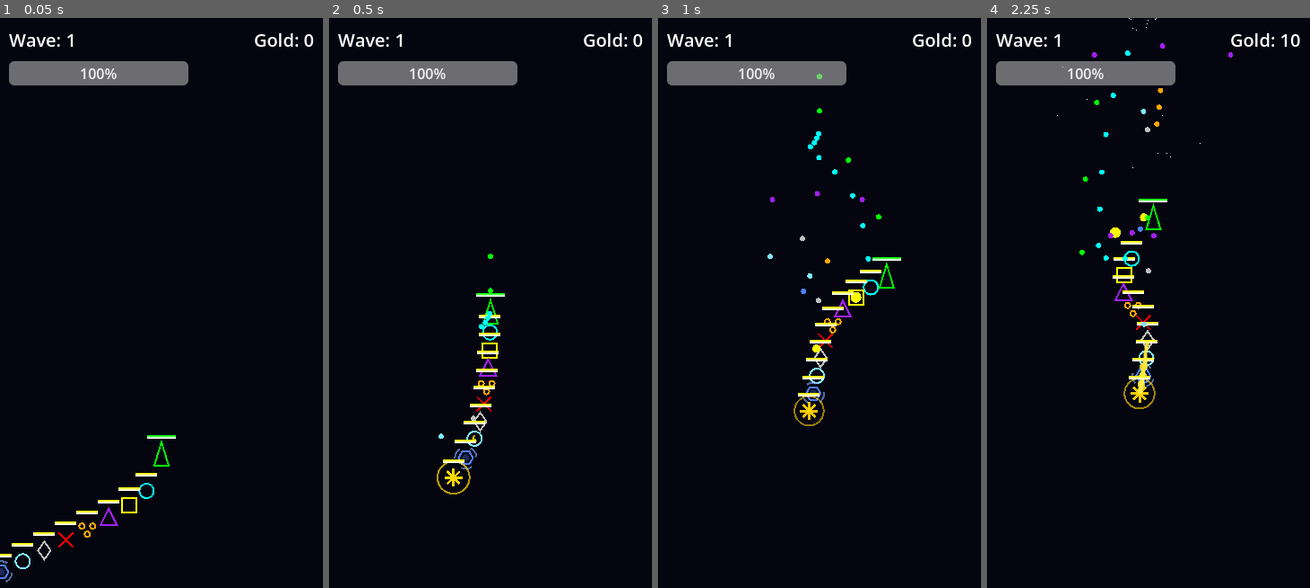
Above: before the commit, frames 1-4 (left to right).
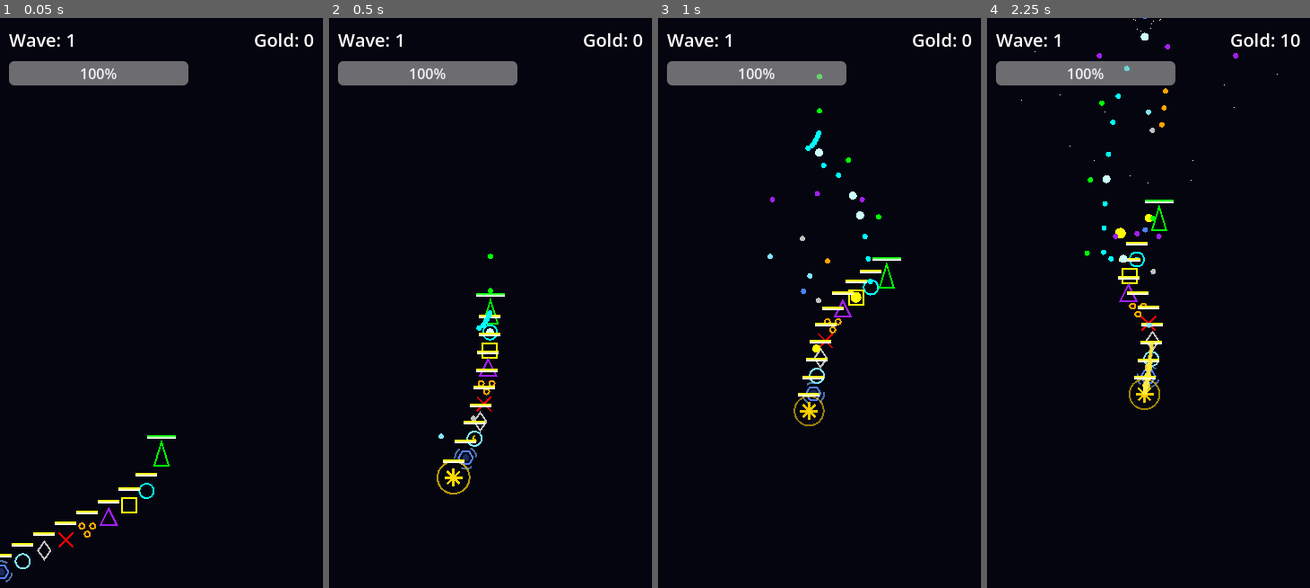
Above: after the commit, the same moments.

Repository: PPG11/NeonFormation
Game: Godot game, scene res://scenes/Main.tscn
Same seed, same stepped clock (60 frames per second), same inputs: the game is played once before the commit and once after it.
Inputs (mouse positions are in pixels of both pictures, inside the frame that each line leads up to):
- Up to frame 1 (0.05 s): no input
- Up to frame 2 (0.5 s): no input
- Up to frame 3 (1 s): move the mouse to (890, 274) at 0.52 s
- Up to frame 4 (2.25 s): move the mouse to (1083, 337) at 1.27 s; move the mouse to (1180, 177) at 2.02 s

Frame 1 is identical in both runs. In frame 2, less than 0.1% of the frame differs, in the area x 45-52%, y 51-56%; in frame 3, 0.2%; in frame 4, 2.3%, in the area x 10-90%, y 0-69%.

Commit message:
Alpha Version Upgrade: Difficulty, Economy, Merge, Bosses, UI
- **Difficulty & Balance:** Updated `GameBalance.gd` with steeper exponential scaling (HP exp 1.20, damage scaling added). Buffed `STRIKER` with lower fire interval (0.07s) and 20% critical hit chance.
- **Economy:** Added server-side gold check in `Main.gd` to prevent purchases with insufficient funds, supplementing `ShopUI` logic. Added debug logging.
- **Unit Merge:** Verified and documented recursive merge logic in `Player.gd`. Increased `SnakeBody` scale factor (0.4) for visual distinction. Added merge debug prints.
- **Boss Battle:** Implemented Boss Wave logic (every 5 waves) in `Main.gd`. Added dedicated top-center Boss HP bar. Updated `Boss.gd` to group correctly and remove redundant UI.
- **Visual Feedback:** Configured `Enemy.gd` to hide HP bars until damage is taken.
- **Safety:** Added `is_instance_valid` checks in `SnakeBody` and economy guards in `Main`.

Co-authored-by: PPG11 <38418801+PPG11@users.noreply.github.com>

Diff:
--- a/scripts/GameBalance.gd
+++ b/scripts/GameBalance.gd
@@ -10,7 +10,7 @@
 @export_group("SnakeBody")
 @export var unit_price: int = 100
 @export var striker_damage: int = 8
-@export var striker_interval: float = 0.1
+@export var striker_interval: float = 0.07
 @export var heavy_damage: int = 25
 @export var heavy_interval: float = 1.0
 @export var heavy_scale: float = 2.0
@@ -74,12 +74,14 @@
 # ==================== Enemy ====================
 @export_group("Enemy")
 @export var enemy_base_hp: int = 60
-@export var enemy_hp_per_wave: int = 15
-@export var enemy_hp_exponent: float = 1.15
+@export var enemy_hp_per_wave: int = 30
+@export var enemy_hp_exponent: float = 1.20
 @export var enemy_base_speed: float = 100.0
-@export var enemy_speed_per_wave: float = 5.0
+@export var enemy_speed_per_wave: float = 8.0
 @export var enemy_speed_exponent: float = 1.02
 @export var enemy_bullet_damage: int = 10
+@export var enemy_damage_per_wave: int = 2
+@export var enemy_damage_exponent: float = 1.1
 @export var shooter_fire_interval: float = 1.2
 
 # ==================== Boss ====================
--- a/scripts/Main.gd
+++ b/scripts/Main.gd
@@ -44,16 +44,15 @@
         _shop_ui = ShopUIScene.instantiate() as CanvasLayer
         if _shop_ui != null:
             add_child(_shop_ui)
-            if _shop_ui.has_signal("item_purchased"):
-                _shop_ui.connect("item_purchased", _on_item_purchased)
-            if _shop_ui.has_signal("shop_closed"):
-                _shop_ui.connect("shop_closed", _on_shop_closed)
+            _shop_ui.connect("item_purchased", _on_item_purchased)
+            _shop_ui.connect("shop_closed", _on_shop_closed)
 
     _boss_hp_bar = ProgressBar.new()
     _boss_hp_bar.visible = false
-    _boss_hp_bar.size = Vector2(240, 20)
-    _boss_hp_bar.position = Vector2(60, 80)
+    _boss_hp_bar.size = Vector2(300, 30)
+    _boss_hp_bar.position = Vector2(30, 50)
     _boss_hp_bar.modulate = Color.RED
+    _boss_hp_bar.show_percentage = false
     $CanvasLayer.add_child(_boss_hp_bar)
 
     _spawn_timer = Timer.new()
@@ -79,7 +78,7 @@
     _update_hp_bar()
 
     if _boss_hp_bar.visible:
-        var bosses = get_tree().get_nodes_in_group("enemy")
+        var bosses = get_tree().get_nodes_in_group("boss")
         if bosses.size() > 0:
             var b = bosses[0]
             if "current_hp" in b:
@@ -102,6 +101,9 @@
 
     var speed_val = (balance.enemy_base_speed + (current_wave * balance.enemy_speed_per_wave)) * pow(balance.enemy_speed_exponent, max(0, current_wave - 1))
     enemy.set("speed", speed_val)
+
+    var damage_val = (balance.enemy_bullet_damage + (current_wave * balance.enemy_damage_per_wave)) * pow(balance.enemy_damage_exponent, max(0, current_wave - 1))
+    enemy.set("damage", int(damage_val))
 
     enemy.set("enemy_type", _pick_enemy_type())
     var viewport_rect := get_viewport().get_visible_rect()
@@ -119,9 +121,11 @@
     _update_ui()
 
     if current_wave % 5 == 0:
+        print("Starting Boss Wave ", current_wave)
         _spawn_boss_wave()
         return
 
+    print("Starting Normal Wave ", current_wave)
     enemies_to_spawn = balance.wave_base_enemies + (current_wave * balance.wave_enemies_per_wave)
     enemies_alive = 0
     _spawn_timer.start()
@@ -163,8 +167,12 @@
     start_wave()
 
 func _on_item_purchased(unit_type: int, cost: int) -> void:
+    if gold < cost:
+        print("Main: Not enough gold for purchase!")
+        return
     # 商店已经扣除了金币，这里只需要同步并添加单位
     gold -= cost
+    print("Main: Purchased unit type ", unit_type, ". Cost: ", cost, ". Gold left: ", gold)
     _update_ui()
     if _player != null and _player.has_method("add_body"):
         _player.call("add_body", unit_type)
--- a/scripts/entities/Boss.gd
+++ b/scripts/entities/Boss.gd
@@ -22,7 +22,6 @@
 var _did_emit: bool = false
 var _base_modulate: Color
 var current_phase: Phase = Phase.PHASE_1
-var _hp_bar: TextureProgressBar
 var _laser_particles: CPUParticles2D
 var _aura_particles: CPUParticles2D
 var _circle_bullet_count: int = 0
@@ -30,6 +29,7 @@
 func _ready() -> void:
     current_hp = max_hp
     _base_modulate = modulate
+    add_to_group("boss")
     add_to_group("enemy")
     add_to_group("enemy_team")
     monitoring = true
@@ -44,7 +44,6 @@
     add_child(_shoot_timer)
     _shoot_timer.timeout.connect(_on_shoot_timer_timeout)
 
-    _setup_hp_bar()
     _setup_particles()
     _change_state(State.ENTERING)
 
@@ -56,35 +55,6 @@
         shape.shape = rect
         shape.name = "CollisionShape2D"
         add_child(shape)
-
-func _setup_hp_bar() -> void:
-    _hp_bar = TextureProgressBar.new()
-
-    var tex_under = GradientTexture2D.new()
-    tex_under.width = 100
-    tex_under.height = 8
-    tex_under.fill_from = Vector2(0, 0)
-    tex_under.fill_to = Vector2(0, 1)
-    var grad_under = Gradient.new()
-    grad_under.add_point(0.0, Color(0.2, 0.2, 0.2))
-    tex_under.gradient = grad_under
-
-    var tex_prog = GradientTexture2D.new()
-    tex_prog.width = 100
-    tex_prog.height = 8
-    tex_prog.fill_from = Vector2(0, 0)
-    tex_prog.fill_to = Vector2(0, 1)
-    var grad_prog = Gradient.new()
-    grad_prog.add_point(0.0, Color.DARK_RED)
-    grad_prog.add_point(1.0, Color.RED)
-    tex_prog.gradient = grad_prog
-
-    _hp_bar.texture_under = tex_under
-    _hp_bar.texture_progress = tex_prog
-    _hp_bar.position = Vector2(-50, -60)
-    _hp_bar.max_value = max_hp
-    _hp_bar.value = current_hp
-    add_child(_hp_bar)
 
 func _setup_particles() -> void:
     # 光环粒子效果
@@ -372,8 +342,6 @@
 
 func take_damage(amount: int) -> void:
     current_hp -= amount
-    if _hp_bar:
-        _hp_bar.value = current_hp
 
     modulate = Color.RED
     var tween := create_tween()
--- a/scripts/entities/Enemy.gd
+++ b/scripts/entities/Enemy.gd
@@ -5,6 +5,7 @@
 enum EnemyType { DASHER, SHOOTER, BASIC }
 
 @export var speed: float = 100.0
+@export var damage: int = 10
 @export var max_hp: int = 60
 @export var enemy_type: EnemyType = EnemyType.BASIC : set = _set_enemy_type
 
@@ -74,6 +75,7 @@
     _hp_bar.position = Vector2(-12, -24)
     _hp_bar.max_value = max_hp
     _hp_bar.value = current_hp
+    _hp_bar.visible = false
     add_child(_hp_bar)
 
 func _process(delta: float) -> void:
@@ -120,7 +122,7 @@
 func _on_body_entered(body: Node) -> void:
     if body is CharacterBody2D and body.has_method("take_damage"):
         # 敌人碰撞玩家造成伤害而不是直接秒杀
-        body.call("take_damage", 8)
+        body.call("take_damage", damage)
         _emit_enemy_died(0, global_position)
         queue_free()
 
@@ -137,6 +139,7 @@
     current_hp -= amount
     if _hp_bar:
         _hp_bar.value = current_hp
+        _hp_bar.visible = true
     modulate = Color.RED
     var tween := create_tween()
     tween.tween_property(self, "modulate", _base_modulate, 0.1)
@@ -168,7 +171,7 @@
         dir = Vector2.DOWN
     bullet.set("is_enemy_bullet", true)
     bullet.set("color", Color.ORANGE)
-    bullet.set("damage", balance.enemy_bullet_damage)
+    bullet.set("damage", damage)
     bullet.global_position = global_position
     bullet.rotation = dir.angle() + PI / 2.0
     get_tree().current_scene.add_child(bullet)
--- a/scripts/entities/Player.gd
+++ b/scripts/entities/Player.gd
@@ -173,14 +173,19 @@
                 break
 
     if matching_indices.size() == 2:
+        # 1. Sort and reverse to safely remove by index
         matching_indices.sort()
         matching_indices.reverse()
+        # 2. Remove the 2 matching existing units
         for idx in matching_indices:
             var part = body_parts[idx]
             body_parts.remove_at(idx)
             part.queue_free()
 
+        print("MERGE: Level ", level, " -> ", level + 1)
+        # 3. Refresh targets for remaining units
         _refresh_body_targets()
+        # 4. Recursively add the upgraded unit (Level + 1)
         _add_body_internal(unit_type, level + 1)
         return
 
--- a/scripts/entities/SnakeBody.gd
+++ b/scripts/entities/SnakeBody.gd
@@ -137,7 +137,7 @@
     add_child(_hp_bar)
 
 func _physics_process(delta: float) -> void:
-    if target == null:
+    if not is_instance_valid(target):
         return
     var to_target := target.global_position - global_position
     var dist := to_target.length()
@@ -285,7 +285,15 @@
         return
     match unit_type:
         ClassType.STRIKER:
-            _spawn_bullet(Color.CYAN, balance.striker_damage, 1.0, 0.0)
+            var dmg = balance.striker_damage
+            var scl = 1.0
+            var col = Color.CYAN
+            # Critical hit chance (20%)
+            if randf() < 0.2:
+                dmg *= 2
+                scl = 1.5
+                col = Color(0.8, 1.0, 1.0) # Lighter Cyan
+            _spawn_bullet(col, dmg, scl, 0.0)
         ClassType.HEAVY:
             _spawn_bullet(Color.YELLOW, balance.heavy_damage, balance.heavy_scale, 0.0)
         ClassType.SPREAD:
@@ -392,7 +400,7 @@
     var level_mult = pow(2.0, level - 1)
     _damage_mult *= level_mult
 
-    scale = Vector2.ONE * (1.0 + (level - 1) * 0.3)
+    scale = Vector2.ONE * (1.0 + (level - 1) * 0.4)
     if level > 1:
         modulate = Color(1.5, 1.5, 1.5)
     else:
--- a/scripts/ui/ShopUI.gd
+++ b/scripts/ui/ShopUI.gd
@@ -89,6 +89,7 @@
 
     # 发射购买信号
     emit_signal("item_purchased", _options[index], price)
+    print("ShopUI: Purchased item ", index, " Cost: ", price, " Remaining: ", _current_gold)
 
     # 更新UI，但不关闭商店
     _update_ui()
